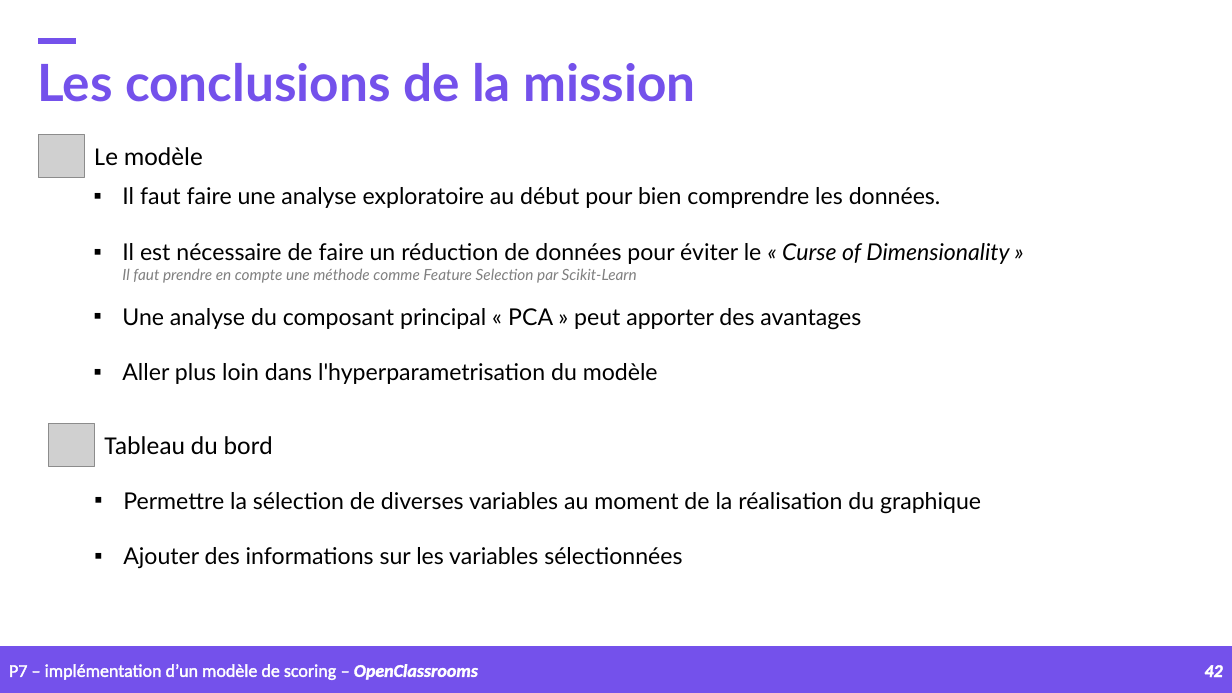
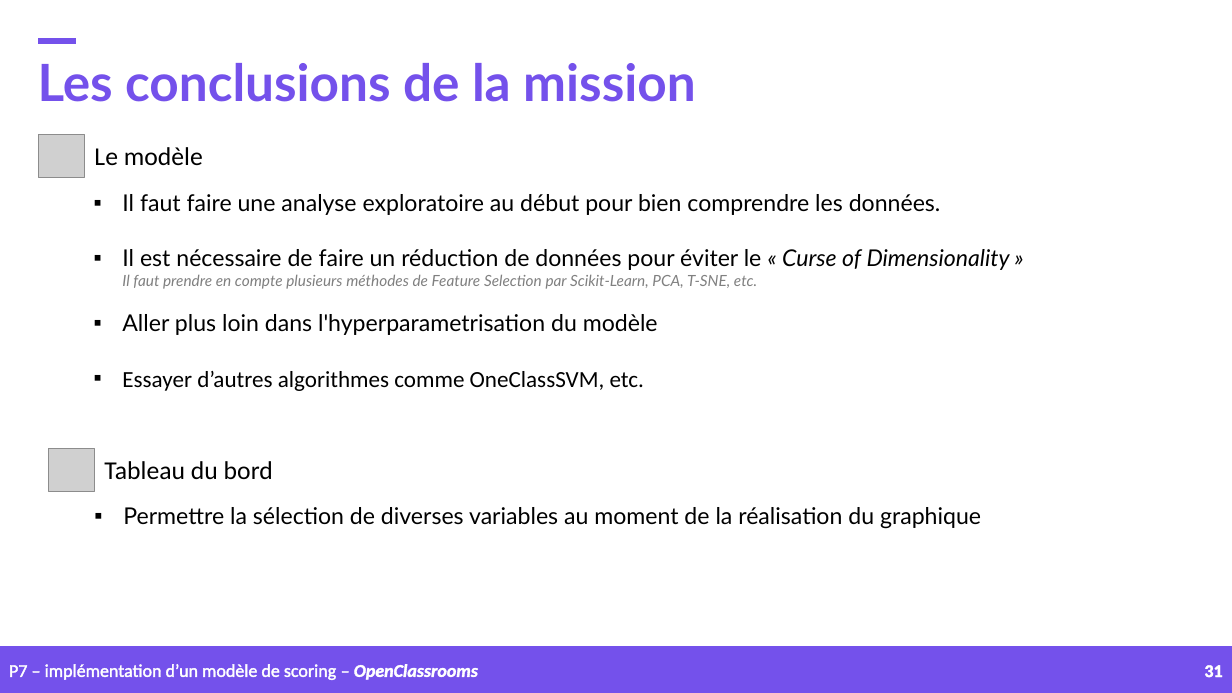
Before and after one commit to samirhinojosa/OC-P7-IMPLEMENT-A-SCORING-MODEL, a slide deck: slide 31 of supports/P7_presentation_final_v3.pptx (slide 42 before the commit). Drawn at 1232x693 pixels with LibreOffice and Linux fonts; fonts in the diff are those of the drawing; grey boxes stand for pictures; background and template pictures are left out. Boxes give left, top, right and bottom in pixels: in the first picture for what was removed or moved away, otherwise in the second. Text is boxed around its words. In the diff, an @@ line names an element or a change of style, - is before the commit and + after.

Commit message:
presentation finished

```diff
--- a/supports/P7_presentation_final_v3.pptx
+++ b/supports/P7_presentation_final_v3.pptx
@@ text "Il faut faire une analyse ...": place and size @@
-text "Il faut faire une analyse ..." at (122,187,1009,384)
+text "Il faut faire une analyse ..." at (122,194,1010,391)
@@ text at (122,249,1010,289): text changed; size 18 to 12 pt; text colour #000000 to #808080; italic on @@
-▪ Il est nécessaire de faire un réduction de données pour éviter le « Curse of Dimensionality »
-  Il faut prendre en compte une méthode comme Feature Selection par Scikit-Learn
-▪ Une analyse du composant principal « PCA » peut apporter des avantages
+▪ Il est nécessaire de faire un réduction de données pour éviter le « Curse of Dimensionality »
+  Il faut prendre en compte plusieurs méthodes de Feature Selection par Scikit-Learn, PCA, T-SNE, etc.
@@ text at (122,371,644,391): paragraph added @@
+▪ Essayer d’autres algorithmes comme OneClassSVM, etc.
@@ picture: place and size @@
-picture at (48,423,94,467)
+picture at (48,448,94,492)
@@ text "Tableau du bord": place and size @@
-text "Tableau du bord" at (104,436,273,454)
+text "Tableau du bord" at (104,461,273,479)
@@ text "Permettre la sélection de diverses ...": place and size @@
-text "Permettre la sélection de diverses ..." at (123,492,981,568)
+text "Permettre la sélection de diverses ..." at (123,507,981,529)
@@ text at (123,547,682,568): paragraph removed @@
-▪ Ajouter des informations sur les variables sélectionnées
@@ page number at (1204,665,1222,678): text changed; italic off @@
-42
+31
```
Also in this commit, not shown: 9 other slides changed, 3 slides added, 14 slides removed, 3 other files.
